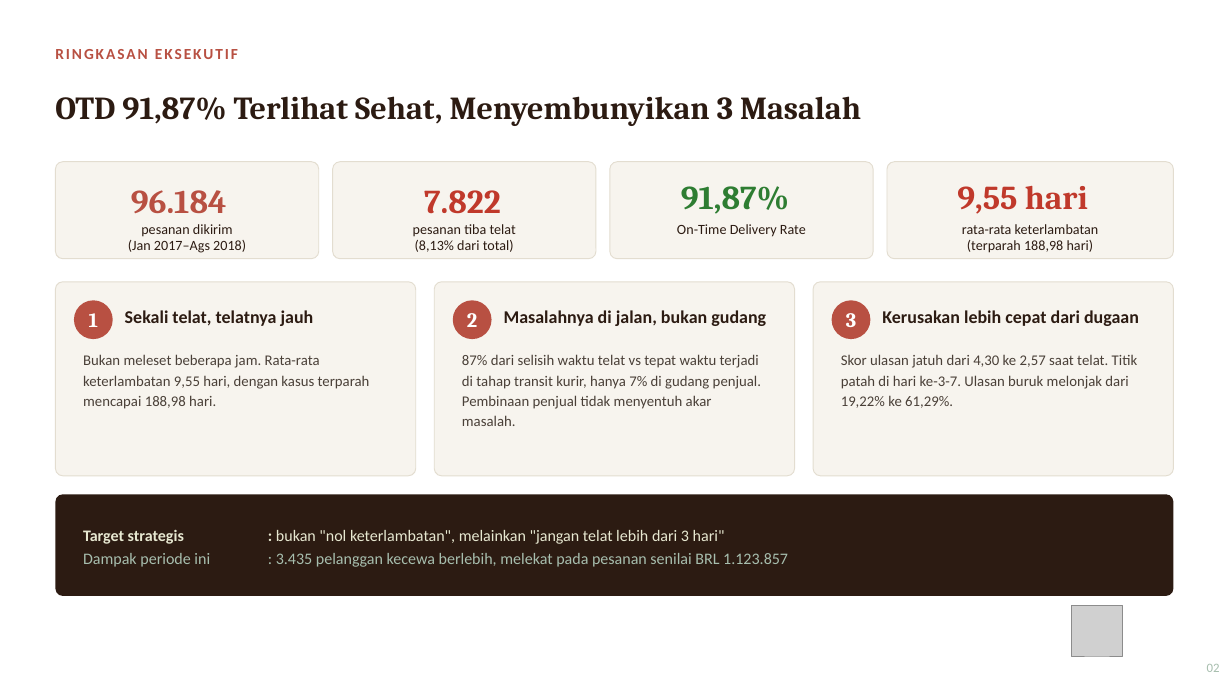
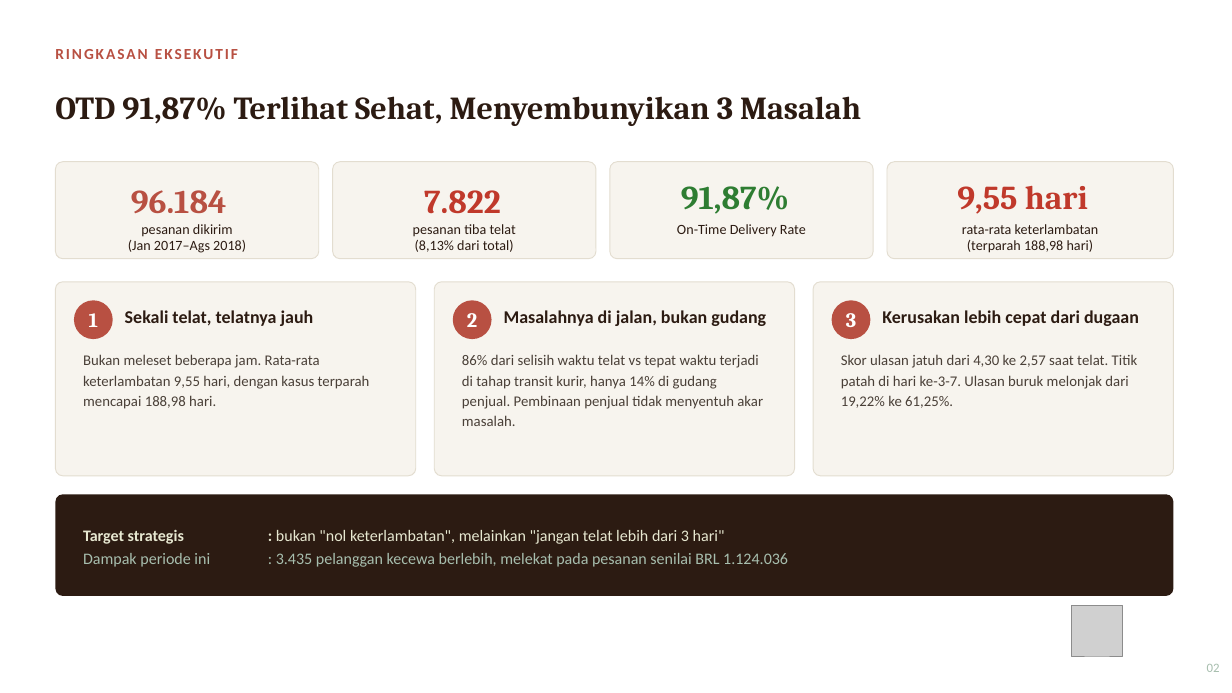
Before and after one commit to ArifHerfianZaenChartiko/Diagnosis-Keterlambatan-Pengiriman-Marketplace-Olist, a slide deck: slide 2 of 07_presentation/Diagnosis_Keterlambatan_Pengiriman_Olist.pptx. Drawn at 1232x693 pixels with LibreOffice and Linux fonts; fonts in the diff are those of the drawing; grey boxes stand for pictures. Boxes give left, top, right and bottom in pixels: in the first picture for what was removed or moved away, otherwise in the second. Text is boxed around its words. In the diff, an @@ line names an element or a change of style, - is before the commit and + after.

Commit message:
revisi analisis Q2, Q3, Q4 dan rapikan validasi
- Q2: porsi tahap dihitung pakai rata-rata (86% transit, 14% gudang)
- Q3: cek dugaan RJ (ruang janji vs p90 transit), kategori produk tanpa LIMIT
- Q4b: pembanding Jan + Apr 2018, Feb tidak ikut dihitung
- Q5: koreksi angka ulasan dan nilai pesanan telat
- notebook validasi ambil angka SQL langsung lewat query
- path import relatif, screenshot dashboard di README

```diff
--- a/07_presentation/Diagnosis_Keterlambatan_Pengiriman_Olist.pptx
+++ b/07_presentation/Diagnosis_Keterlambatan_Pengiriman_Olist.pptx
@@ text at (462, 354, 763, 426): text changed @@
-87% dari selisih waktu telat vs tepat waktu terjadi di tahap transit kurir, hanya 7% di gudang penjual. Pembinaan penjual tidak menyentuh akar masalah.
+86% dari selisih waktu telat vs tepat waktu terjadi di tahap transit kurir, hanya 14% di gudang penjual. Pembinaan penjual tidak menyentuh akar masalah.
@@ text at (841, 354, 1138, 408): text changed @@
-Skor ulasan jatuh dari 4,30 ke 2,57 saat telat. Titik patah di hari ke-3-7. Ulasan buruk melonjak dari 19,22% ke 61,29%.
+Skor ulasan jatuh dari 4,30 ke 2,57 saat telat. Titik patah di hari ke-3-7. Ulasan buruk melonjak dari 19,22% ke 61,25%.
@@ text at (276, 553, 788, 567): text changed @@
-Dampak periode ini : 3.435 pelanggan kecewa berlebih, melekat pada pesanan senilai BRL 1.123.857
+Dampak periode ini : 3.435 pelanggan kecewa berlebih, melekat pada pesanan senilai BRL 1.124.036
```
Also in this commit, not shown: 7 other slides changed, 9 other files.
